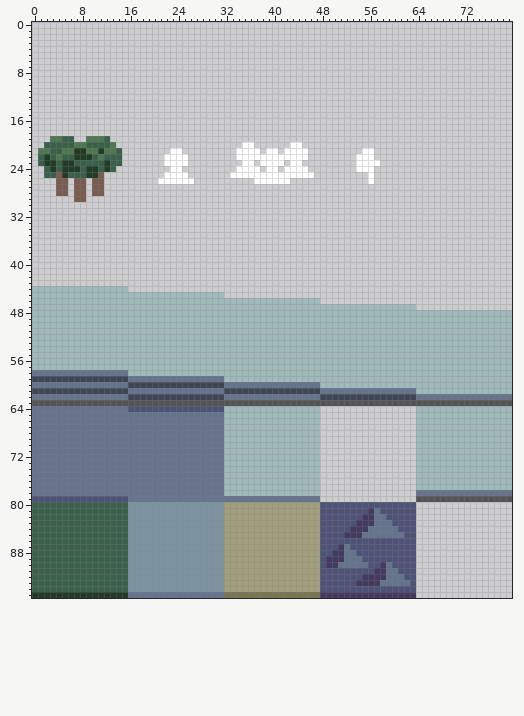
Pixel-art file, stored at Prototypes/Block Colony/Assets/Sprites/UISprites.aseprite. That is the earlier state.
80x96 pixels, 1 frame.
New version:
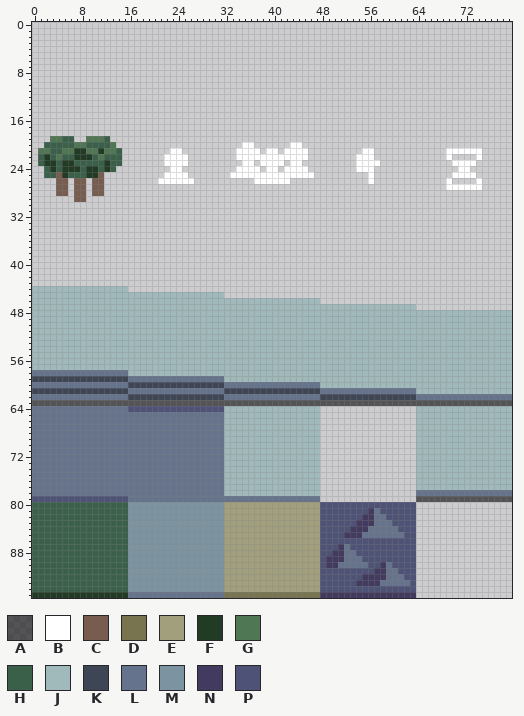
Palette (. is transparent): A #00000096  B #ffffff  C #775c4f  D #77744f  E #a19f7c  F #213b25  G #4f7754  H #3a604a  J #a0b9ba  K #3e4656  L #65738c  M #7c94a1  N #433a60  P #4f5277
The edit:
Layer "Layer 1":
y 21: x 69..74 ...... -> BBBBBB
y 22: x 69 . -> B; x 74 . -> B
y 23: x 70..73 .... -> BBBB
y 24: x 71..72 .. -> BB
y 25: x 70..73 .... -> BBBB
y 26: x 69 . -> B; x 74 . -> B
y 27: x 69..74 ...... -> BBBBBB
Pixel boxes of the changes (left, top, right, bottom) in both pictures:
added: (446, 148, 482, 190)
